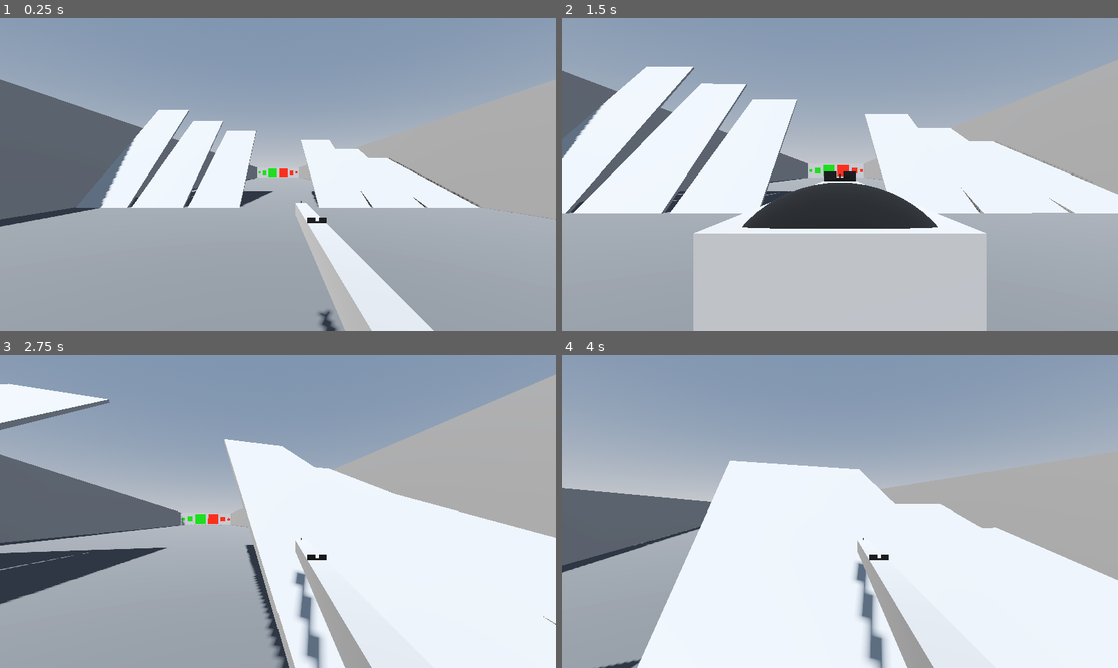
Above: before the commit, frames 1-4 (two rows, left to right).
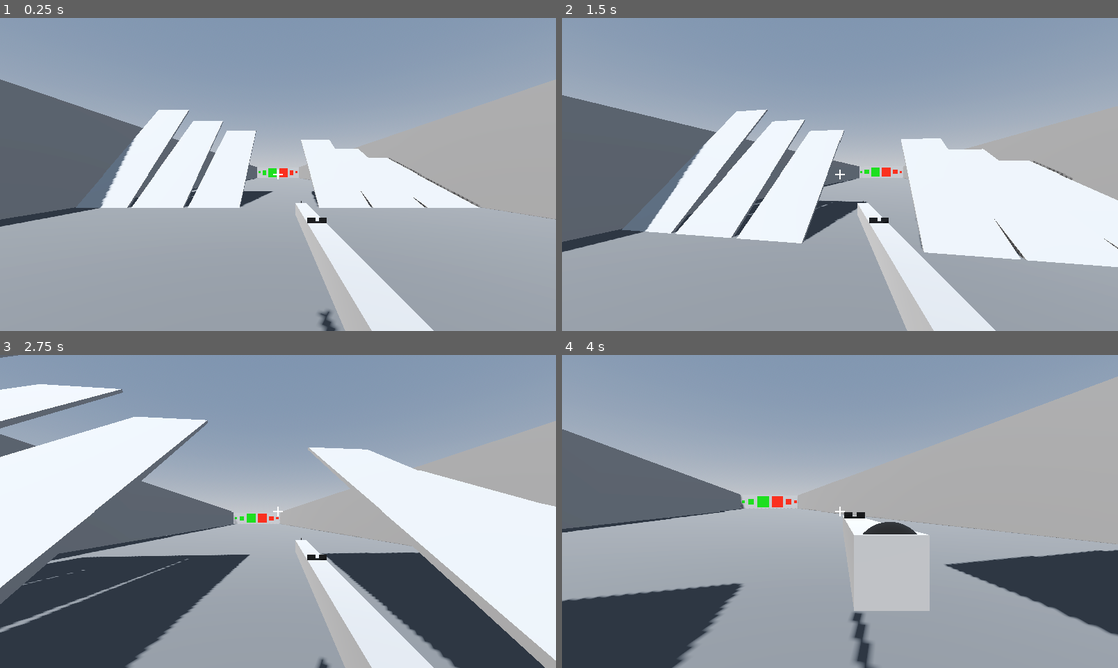
Above: after the commit, the same moments.

Repository: KairosGames/LeTempsDesCerises
Game: Godot game, scene res://scenes/world.tscn
Two runs of this game, one before a commit and one after it. Both use one fixed random seed, a clock stepped at 60 frames per second and the inputs below.
Inputs (mouse positions are in pixels of both pictures, inside the frame that each line leads up to):
- Up to frame 1 (0.25 s): no input
- Up to frame 2 (1.5 s): tap Enter at 0.5 s; move the mouse to (867, 174) at 0.52 s; hold Right mouse button (aim) 0.53-1.28 s; hold W (move_forward) from 0.53 s (still down); tap Space (jump) at 0.77, 1.07 s; tap C (crouch) at 0.8, 1.35 s; move the mouse to (812, 174) at 1.27 s
- Up to frame 3 (2.75 s): keep holding W (move_forward); tap Space (jump) at 1.52, 1.82, 2.3 s; tap Shift (run) at 1.55, 2.1 s; move the mouse to (289, 505) at 2.02 s
- Up to frame 4 (4 s): keep holding W (move_forward); move the mouse to (834, 517) at 2.77 s; tap Space (jump) at 2.85, 3.02, 3.32, 3.77 s; right-click (834, 517) at 3.05 s; move the mouse to (878, 514) at 3.52 s; hold Right mouse button (aim) from 3.53 s (still down); tap C (crouch) at 3.8 s

The runs differ from the first frame. In frame 1, less than 0.1% of the frame differs, in the area x 49-51%, y 48-52%; in frame 2, 41%; in frame 3, 49%; in frame 4, 52%, in the area x 0-100%, y 6-100%.

Commit message:
WIP-polish-stateswitch

Diff:
--- a/game/prefabs/player/player.gd
+++ b/game/prefabs/player/player.gd
@@ -23,7 +23,8 @@
 @export_category("View settings")
 @export var v_clamp_deg: Vector2 = Vector2(-70.0, 70.0)
 @export var v_clamp_lyingd: Vector2 = Vector2(-45.0, 45.0)
-@export_range(0.01, 1.0, 0.01) var aiming_reducer_ratio: float = 0.5
+@export_range(0.01, 1.0, 0.01) var aiming_reducer_ratio: float = 0.4
+@export_range(0.1, 1.0, 0.01) var lyingd_reducer_ratio: float = 0.3
 
 @export_category("Aim settings")
 @export var default_fov: float = 75.0
@@ -42,7 +43,7 @@
 @export var standing_speed: float = 5.0
 @export var crouch_speed: float = 3.0
 @export var lying_d_speed: float = 1.0
-@export var air_up_speed: float = 0.1
+@export_range(0.0, 1.0, 0.01) var air_up_speed: float = 1.0
 @export_range(1.0, 3.0, 0.01) var run_speed_ratio: float = 1.5
 @export_range(0.0, 1.0, 0.01) var side_speed_ratio: float = 0.75
 @export_range(0.0, 1.0, 0.01) var back_speed_ratio: float = 0.6
@@ -64,14 +65,16 @@
 var is_aiming: bool = false
 var is_running: bool = false
 var is_crouched:bool = false
-var is_lyied_d: bool = false
+var is_lyingd: bool = false
 var is_changing_state: bool = false
+var stop_run: bool = false
 
 var wpn_x_aim_twn: Tween
 var wpn_y_aim_twn: Tween
 var wpn_z_aim_twn: Tween
 var fov_aim_twn: Tween
 var cam_rot_aim_twn: Tween
+var state_twn: Tween
 
 var aim_vel: Vector3 = Vector3.ZERO
 var aim_target: Vector3 = Vector3.ZERO
@@ -90,13 +93,13 @@
 
 func _process(delta: float) -> void:
 	capture_states()
-	handle_states(delta)
 	process_movement(delta)
 	process_view(delta)
 	handle_shoot(delta)
 
 
 func capture_states() -> void:
+	is_grounded = is_on_floor()
 	capture_aim_state()
 	capture_position_state()
 
@@ -104,10 +107,13 @@
 func capture_aim_state() -> void:
 	var flag: bool = is_aiming
 	if is_aim_locked:
-		if Input.is_action_just_pressed("aim"): is_aiming = !is_aiming
+		if Input.is_action_just_pressed("aim"):
+			is_aiming = !is_aiming
+			is_running = false
 	else:
 		is_aiming = Input.is_action_pressed("aim")
-	if Input.is_action_just_pressed("run") and is_aiming:
+		if is_aiming: is_running = false
+	if ((Input.is_action_just_pressed("run") and not stop_run) or Input.is_action_just_pressed("jump")) and is_aiming:
 		is_aiming = false
 	player_inputs.is_aiming = is_aiming
 	if flag != is_aiming :
@@ -145,83 +151,85 @@
 
 func capture_position_state() -> void:
 	var input_dir: Vector2 = player_inputs.move_vec
-	if input_dir.y <= 0.0 or abs(input_dir.x) > 0.71 or input_dir.length() < gpad_mini_run_length:
-		is_running = false
+	stop_run = input_dir.y <= 0.0 or abs(input_dir.x) > 0.71 or input_dir.length() < gpad_mini_run_length
+	if stop_run: is_running = false
+
+	if not is_grounded: return
 
 	if Input.is_action_just_pressed("crouch"):
-		if not is_grounded: return
-		if is_lyied_d: lyingd_to_crouch()
 		if is_crouched: crouch_to_up()
-		if not is_crouched and not is_lyied_d:
-			if is_running: is_running = false
-			crouch_to_up(true)
-		is_changing_state = true
-
-		#if is_lyied_d: is_lyied_d = false
-		#if is_running: is_running = false
-		#is_crouched = !is_crouched
+		elif is_lyingd: lyingd_to_crouch()
+		else: crouch_to_up(true)
 
 	if Input.is_action_just_pressed("lying_down"):
-		if not is_grounded: return
-		if is_lyied_d: is_crouched = true
-		if is_running: is_running = false
-		is_lyied_d = !is_lyied_d
-
-	if Input.is_action_just_pressed("run"):
-		if not is_grounded or player_inputs.move_vec.length() < gpad_mini_run_length: return
-		if is_crouched: is_crouched = false
-		if is_lyied_d: is_lyied_d = false
-		if is_aiming: is_aiming = false
-		is_running = !is_running
+		if is_crouched: lyingd_to_crouch(true)
+		elif is_lyingd: lyingd_to_up()
+		else: lyingd_to_up(true)
+
+	if Input.is_action_just_pressed("run") and not stop_run:
+		if is_crouched: crouch_to_up()
+		elif is_lyingd: lyingd_to_up()
+		else: is_running = true
 
 	if Input.is_action_just_pressed("jump"):
-		is_crouched = false
-		is_lyied_d = false
-
-
-func crouch_to_up(inverse: bool = false):
-	camera_pivot.position.y = crouch_height if inverse else standing_height
+		if is_crouched: crouch_to_up()
+		elif is_lyingd: lyingd_to_up()
+		else: jump()
+
+
+func crouch_to_up(inverse: bool = false, ask_run: bool = false):
+	is_changing_state = true
+	if inverse: is_running = false
+	if ask_run: is_running = true
+	var target: float = crouch_height if inverse else standing_height
+	state_twn = create_tween()
+	state_twn.tween_property(camera_pivot, "position:y", target, 0.2)
+	await state_twn.finished
 	is_crouched = inverse
 	is_changing_state = false
 
 
 func lyingd_to_crouch(inverse: bool = false):
-	camera_pivot.position.y = lyingd_height if inverse else crouch_height
+	is_changing_state = true
+	var target: float = lyingd_height if inverse else crouch_height
+	state_twn = create_tween()
+	state_twn.tween_property(camera_pivot, "position:y", target, 0.2)
+	await state_twn.finished
 	is_crouched = not inverse
-	is_lyied_d = inverse
+	is_lyingd = inverse
+	is_changing_state = false
 
 
 func lyingd_to_up(inverse: bool = false, ask_run: bool = false):
-	pass
-
-
-func handle_states(delta: float) -> void:
-	#handle_position_state(delta)
-	pass
-
-
-func handle_position_state(delta: float) -> void:
-	if not is_crouched and not is_lyied_d: camera_pivot.position.y = 1.6
-	if is_crouched : camera_pivot.position.y = 1.1
-	if is_lyied_d: camera_pivot.position.y = 0.35
+	is_changing_state = true
+	var target: float = lyingd_height if inverse else standing_height
+	state_twn = create_tween()
+	state_twn.tween_property(camera_pivot, "position:y", crouch_height, 0.2)
+	await state_twn.finished
+	await get_tree().create_timer(0.1).timeout
+	state_twn = create_tween()
+	state_twn.tween_property(camera_pivot, "position:y", target, 0.2)
+	await state_twn.finished
+	camera_pivot.position.y = lyingd_height if inverse else standing_height
+	is_lyingd = inverse
+	if ask_run: is_running = true
+	is_changing_state = false
+
+
+func jump():
+	velocity.y = JUMP_VELOCITY
 
 
 func process_movement(delta: float) -> void:
 	apply_plane_movement(delta)
-
 	if not is_on_floor():
 		velocity += get_gravity() * delta
-
-	if Input.is_action_just_pressed("jump") and is_on_floor():
-		if is_aiming or is_crouched or is_lyied_d:
-			return
-		velocity.y = JUMP_VELOCITY
-
 	move_and_slide()
 
 
 func apply_plane_movement(delta: float) -> void:
 	var mov_vec: Vector2 = player_inputs.move_vec
+	var dir: Vector3 = (transform.basis * Vector3(mov_vec.x, 0, mov_vec.y).normalized())
 	var ref_speed = get_used_speed()
 	var run_f: float = run_speed_ratio if is_running else 1.0
 	var aim_f: float = aiming_speed_ratio if is_aiming else 1.0
@@ -231,6 +239,10 @@
 	var s_speed: float = abs(mov_vec.x) * ref_speed * side_speed_ratio
 	var dir_speed: float = sqrt(f_speed * f_speed + s_speed * s_speed)
 	var applied_speed: float = dir_speed * run_f * aim_f
+
+	if not is_grounded:
+		velocity += dir * ref_speed * delta
+		return
 
 	if is_movement_smooth:
 		var lcl_vel: Vector3 = global_transform.basis.inverse() * velocity
@@ -255,29 +267,28 @@
 
 		velocity = global_transform.basis * lcl_vel
 	else:
-		var dir: Vector3 = (transform.basis * Vector3(mov_vec.x, 0, mov_vec.y).normalized())
 		var speed: Vector3 = Vector3(dir.x * applied_speed, 0.0, dir.z * applied_speed)
 		velocity = Vector3(speed.x, velocity.y, speed.z) if dir else Vector3(0.0, velocity.y, 0.0)
 
 
 func get_used_speed() -> float:
-	if is_crouched:
+	if not is_grounded:
+		return air_up_speed
+	elif is_crouched:
 		return crouch_speed
-	elif is_lyied_d:
+	elif is_lyingd:
 		return lying_d_speed
-	elif not is_grounded:
-		return air_up_speed
 	else:
 		return standing_speed
 
 
 func process_view(delta: float) -> void:
 	var input: PlayerInputs = player_inputs
-	var inversion = -1 if player_inputs.is_inverted else 1
-	var reducer = aiming_reducer_ratio if is_aiming else 1.0
+	var inversion: float = -1 if player_inputs.is_inverted else 1
+	var reducer: float = (aiming_reducer_ratio if is_aiming else 1.0) * (lyingd_reducer_ratio if is_lyingd else 1.0)
 	aim_target.y -= input.get_view_input().x * input.h_sensi_multiplier * reducer
 	aim_target.x += input.get_view_input().y * input.v_sensi_multiplier * inversion * reducer
-	var clamp_applied: Vector2 = v_clamp_lyingd if is_lyied_d else v_clamp_deg
+	var clamp_applied: Vector2 = v_clamp_lyingd if is_lyingd else v_clamp_deg
 	aim_target.x = clampf(aim_target.x, clamp_applied.x, clamp_applied.y)
 
 	if is_aim_smooth:
--- a/game/prefabs/player/player.tscn
+++ b/game/prefabs/player/player.tscn
@@ -60,7 +60,6 @@
 gpad_aim_acc_speed_time = 0.15
 
 [node name="CenterContainer" type="CenterContainer" parent="." unique_id=39530336]
-visible = false
 anchors_preset = 15
 anchor_right = 1.0
 anchor_bottom = 1.0
